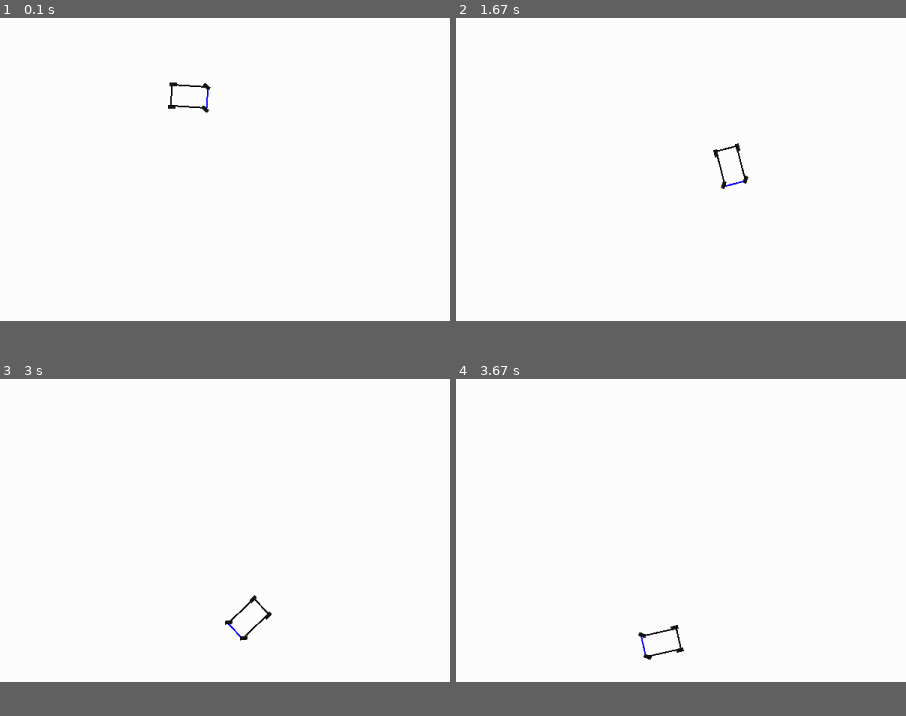
Above: before the commit, frames 1-4 (two rows, left to right).
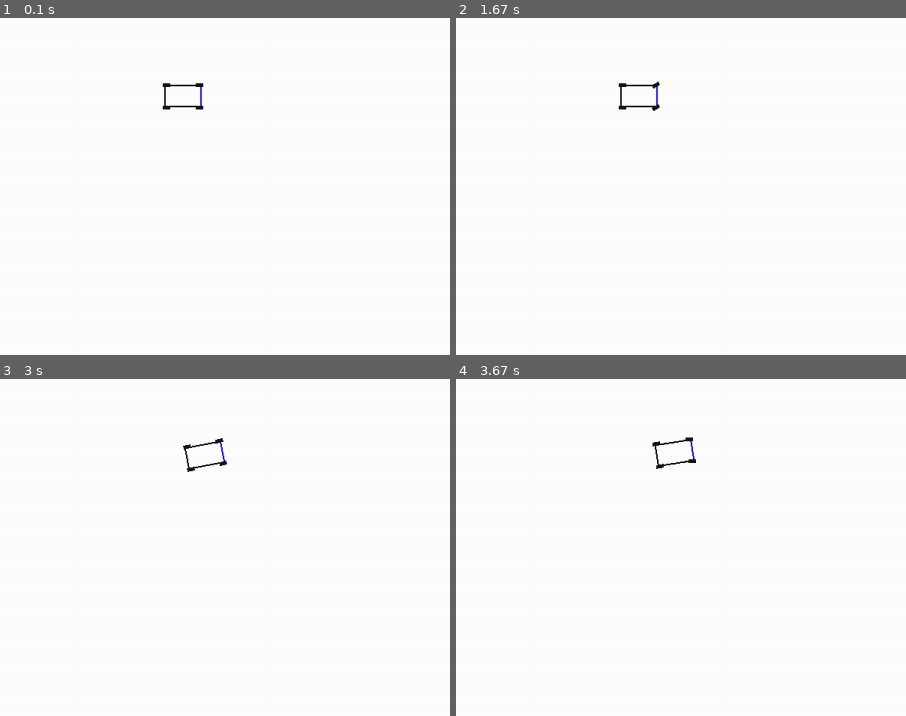
Above: after the commit, the same moments.

Repository: Mateo755/MPPI_Motion_Controller
Game: pygame game, started from main.py
Same seed, same stepped clock (60 frames per second), same inputs: the game is played once before the commit and once after it.
Inputs:
- Up to frame 1 (0.1 s): no input
- Up to frame 2 (1.67 s): hold Space 0.33-0.8 s; hold D 0.33-0.8 s; hold R 0.83-1.3 s; hold D 0.83-1.3 s; hold D from 1.33 s (still down)
- Up to frame 3 (3 s): release D at 1.8 s; hold W 1.83-2.13 s; hold D 2.17-2.63 s; hold A from 2.67 s (still down)
- Up to frame 4 (3.67 s): release A at 3.2 s; hold S 3.23-3.53 s; tap Space at 3.57 s
The pictures show only the part of the screen within x 13-63%, y 22-72%; the shares and areas given below are measured in that part.
In our replay, the window is 600x450 before the commit and 900x675 after it. These sizes can differ from the game's own. Grey fills any space a smaller window leaves; there, only what the larger window draws over its background counts as a difference.

The runs differ from the first frame. In frame 1, 0.3% of the frame differs, in the area x 36-47%, y 18-29%; in frame 2, 0.5%, in the area x 36-66%, y 18-51%; in frame 3, 0.5%; in frame 4, 0.5%.

Commit message:
Keyboard WASD control added

Diff:
--- a/main.py
+++ b/main.py
@@ -1,38 +1,49 @@
 import pygame
-
-from vehicle_model import VehicleModelKinematic
+import sys
 from vehicle_sprite import VehicleSprite
-
+from vehicle_model import VehicleModelKinematic  # <- Twój model dynamiki pojazdu
 
 # --- MAIN ---
 def main():
     pygame.init()
-    screen = pygame.display.set_mode((800, 600))
+    screen = pygame.display.set_mode((1200, 900))
+    pygame.display.set_caption("Symulacja - WASD")
     clock = pygame.time.Clock()
 
+    # Model i sprite pojazdu
     model = VehicleModelKinematic()
     car = VehicleSprite(model, start_pos=(400, 300))
 
     running = True
     while running:
-        dt = clock.tick(60) / 1000.0  # w sekundach
+        dt = clock.tick(60) / 1000.0  # dt w sekundach
 
         for event in pygame.event.get():
             if event.type == pygame.QUIT:
                 running = False
 
         keys = pygame.key.get_pressed()
-        throttle = 0
-        steering = 0
+        throttle_input = 0.0
+        steering_input = 0.0
 
-        #car.set_control(throttle, steering)
+        if keys[pygame.K_w]: throttle_input = 1.0
+        if keys[pygame.K_s]: throttle_input = -1.0
+        if keys[pygame.K_a]: steering_input = 1.0
+        if keys[pygame.K_d]: steering_input = -1.0
+        if keys[pygame.K_SPACE]: car.stop()  # Zatrzymuje wszystko
+        if keys[pygame.K_r]: car.respawn() # Respawn na środku
+
+
+        car.apply_control_input(throttle_input, steering_input, dt)
         car.update(dt)
 
+        # Rysowanie
         screen.fill((255, 255, 255))
         car.draw(screen)
         pygame.display.flip()
 
     pygame.quit()
+    sys.exit()
 
 
 if __name__ == "__main__":
--- a/vehicle_model.py
+++ b/vehicle_model.py
@@ -77,18 +77,36 @@
         u = [delta_dot, T_dot] (tu ignorowane)
         """
         s, n, mu, vx, vy, r, delta, T = x
+        delta_dot, T_dot = u
         L = self.lF + self.lR
 
+        # Parametry ograniczeń
+        max_delta = np.radians(35)      # maks. skręt w radianach
+        max_throttle = 1.0              # maks. napęd
+        min_throttle = -1.0
+
+        # Kinematyka
         ds = vx * np.cos(mu)
         dn = vx * np.sin(mu)
         dmu = vx / L * np.tan(delta)
 
-        # reszta ignorowana w kinematyce
-        dvx = 0.0
+        # Prosty model napędu
+        acceleration = 5.0 * T
+        dvx = acceleration
+
         dvy = 0.0
         dr = 0.0
-        ddelta = 0.0
-        dT = 0.0
 
+        # Integracja sterowań
+        new_delta = delta + delta_dot * 0.016  # zakładamy dt = 0.016 (60 FPS)
+        new_T = T + T_dot * 0.016
 
-        return np.array([ds, dn, dmu, dvx, dvy, dr, ddelta, dT])
+        # OGRANICZENIA
+        new_delta = np.clip(new_delta, -max_delta, max_delta)
+        new_T = np.clip(new_T, min_throttle, max_throttle)
+
+        # Zwracamy różnicę (zmianę)
+        ddelta = new_delta - delta
+        dT = new_T - T
+
+        return np.array([ds, dn, dmu, dvx, dvy, dr, ddelta / 0.016, dT / 0.016])
--- a/vehicle_sprite.py
+++ b/vehicle_sprite.py
@@ -16,7 +16,8 @@
         L = 0.9 + 0.9
         R = 2.5
         delta = np.arctan(L / R)
-        self.state = np.array([0.0, 0.0, 0.0, 2.0, 0.0, 0.0, delta, 0])
+        #self.state = np.array([0.0, 0.0, 0.0, 2.0, 0.0, 0.0, delta, 0])
+        self.state = np.array([0.0, 0.0, 0.0, 0.0, 0.0, 0.0, 0.0, 0.0])
         self.control = np.array([0.0, 0.0])
 
         # Rozmiary pojazdu
@@ -98,3 +99,54 @@
 
     def set_control(self, throttle, steering):
         self.control = np.array([steering, throttle])
+
+    def apply_control_input(self, throttle_input, steering_input, dt):
+        # Przeliczenie sterowania WASD na prędkości zmian
+        # dT = 2.0 * throttle_input
+        # ddelta = 1.5 * steering_input
+
+        # # Aktualizuj sterowanie w stanie pojazdu
+        # self.state[6] += ddelta * dt  # delta (skręt)
+        # self.state[7] += dT * dt      # T (napęd)
+
+        # # (opcjonalnie: ogranicz zakres delta i T)
+        # self.state[6] = max(-0.6, min(0.6, self.state[6]))  # max skręt ± rad
+        # self.state[7] = max(-1.0, min(1.0, self.state[7]))  # max napęd
+
+        max_delta_rate = np.radians(90)
+        max_throttle_rate = 1.5  # szybciej narasta
+
+        delta_dot = max_delta_rate * steering_input
+
+        # TYLKO jeśli trzymamy W (czyli throttle_input > 0) → naliczamy gaz
+        if throttle_input > 0:
+            T_dot = max_throttle_rate
+        elif throttle_input < 0:
+            T_dot = -max_throttle_rate
+        else:
+            if self.state[7] > 0:
+                T_dot = -max_throttle_rate
+            elif self.state[7] < 0:
+                T_dot = max_throttle_rate
+            else:
+                T_dot = 0.0
+
+        self.control = np.array([delta_dot, T_dot])
+
+    def stop(self):
+        self.state[3] = 0.0  # vx – prędkość wzdłużna
+        self.state[4] = 0.0  # vy – prędkość poprzeczna (jeśli używasz)
+        self.state[5] = 0.0  # r  – prędkość obrotowa
+        self.state[7] = 0.0  # T  – napęd
+
+    def respawn(self, pos=None):
+        # Jeśli nie podano pozycji, respawn na środku domyślnym
+        if pos is None:
+            pos = (self.origin_x, self.origin_y)
+
+        # Reset stanu: s, n, mu, vx, vy, r, delta, T
+        self.state = np.array([0.0, 0.0, 0.0, 0.0, 0.0, 0.0, 0.0, 0.0])
+        self.control = np.array([0.0, 0.0])
+
+        # Pozycja sprite'a
+        self.body_rect.center = pos
